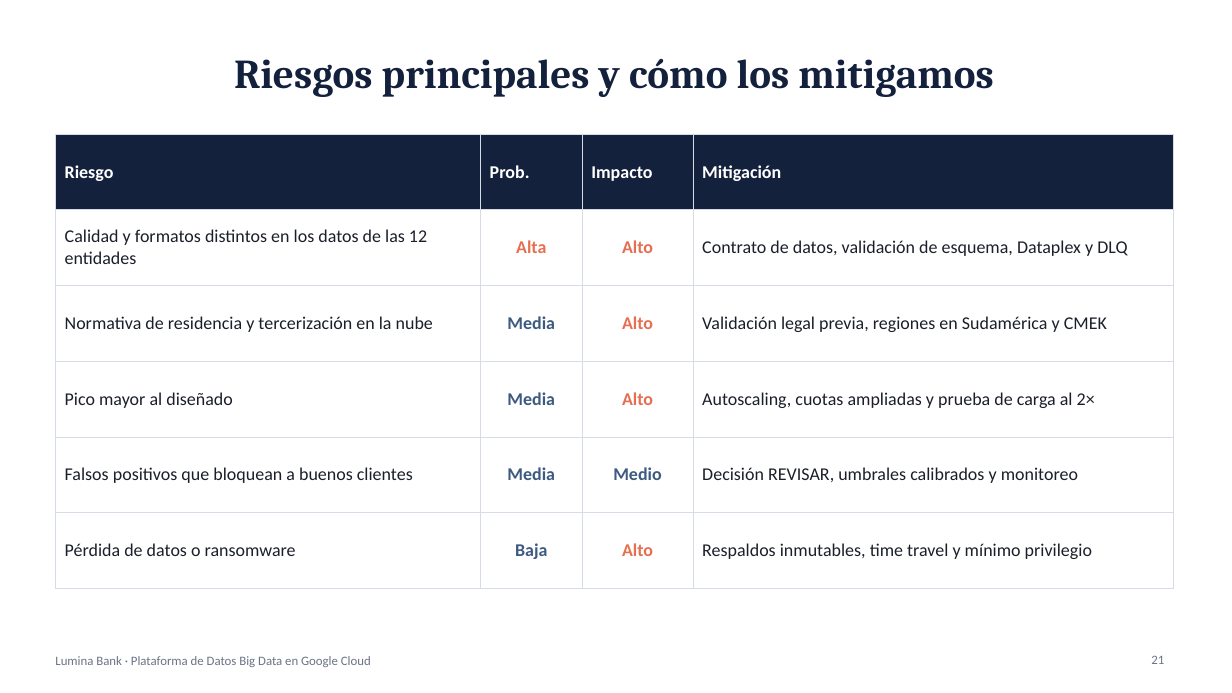
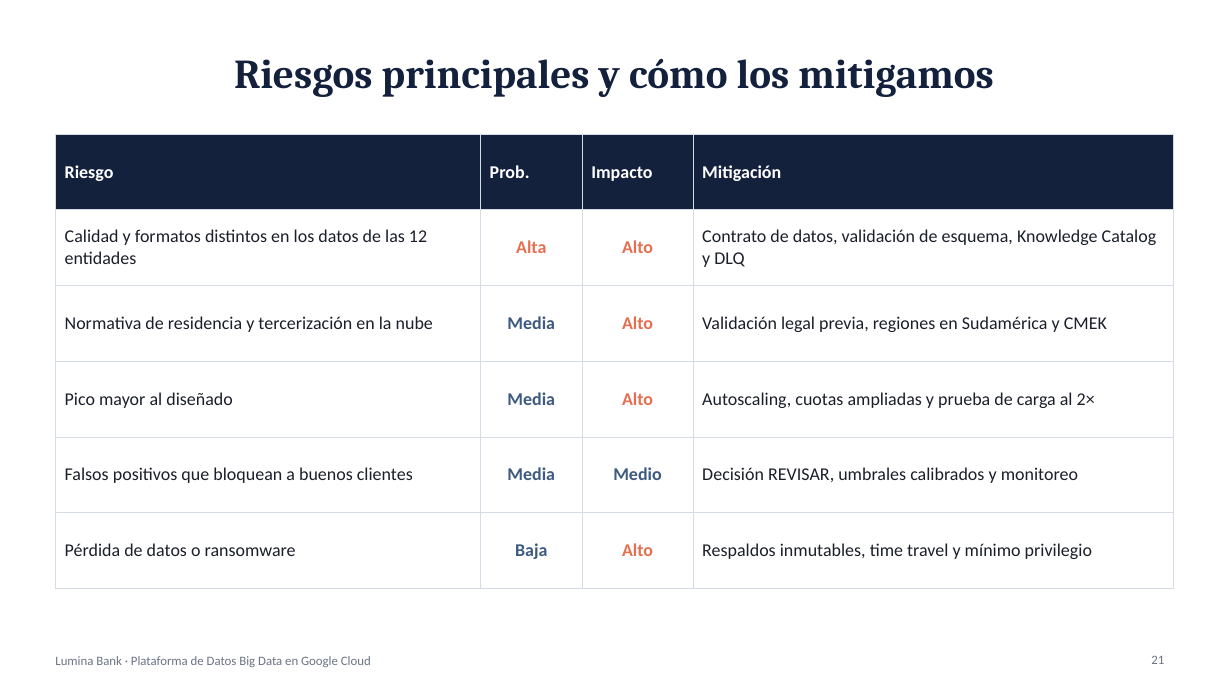
Before and after one commit to bmontoyag/utec_bigdata_trabajo, a slide deck: slide 21 of presentacion/Lumina Bank - Sustentacion.pptx. Drawn at 1232x693 pixels with LibreOffice and Linux fonts; fonts in the diff are those of the drawing. Boxes give left, top, right and bottom in pixels: in the first picture for what was removed or moved away, otherwise in the second. Text is boxed around its words. In the diff, an @@ line names an element or a change of style, - is before the commit and + after.

```diff
--- a/presentacion/Lumina Bank - Sustentacion.pptx
+++ b/presentacion/Lumina Bank - Sustentacion.pptx
@@ table at (x1=55, y1=134, x2=1174, y2=563) @@
-row 2, column 4: Contrato de datos, validación de esquema, Dataplex y DLQ
+row 2, column 4: Contrato de datos, validación de esquema, Knowledge Catalog y DLQ
```
Also in this commit, not shown: 13 other slides changed, 20 other files.
